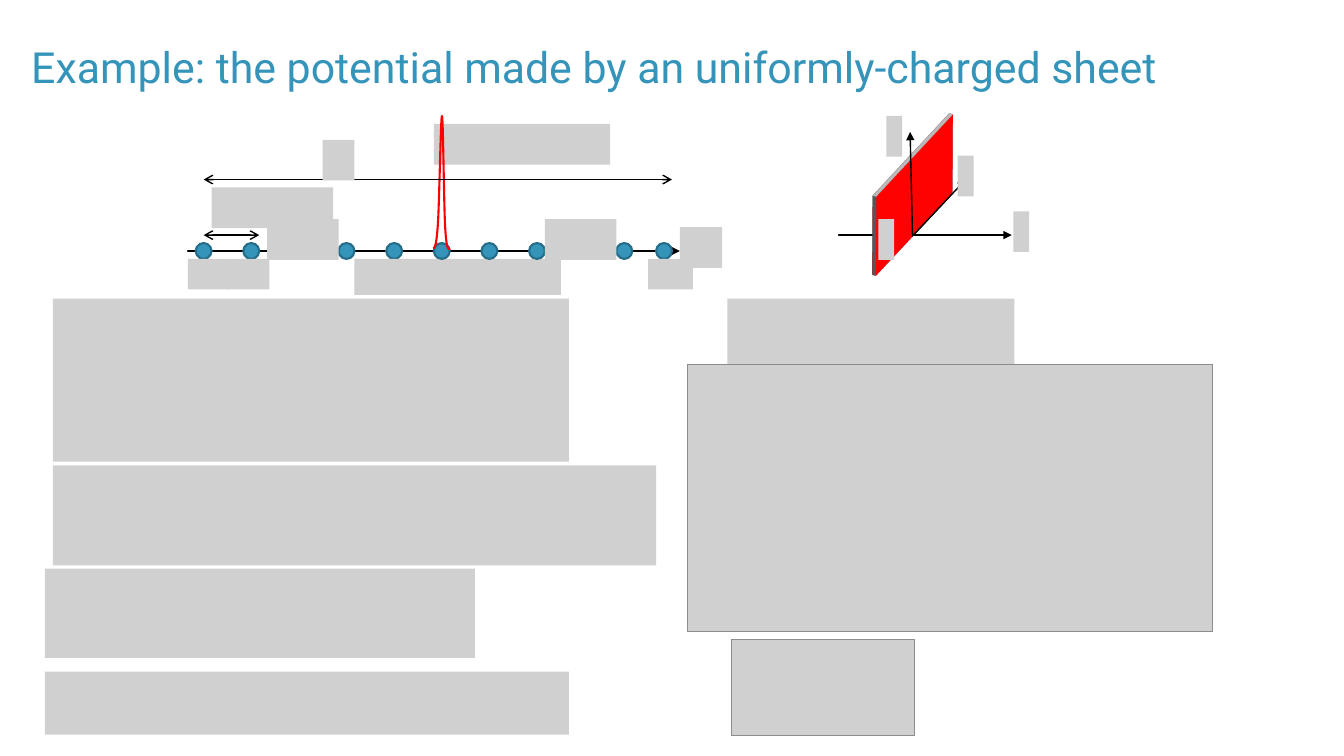
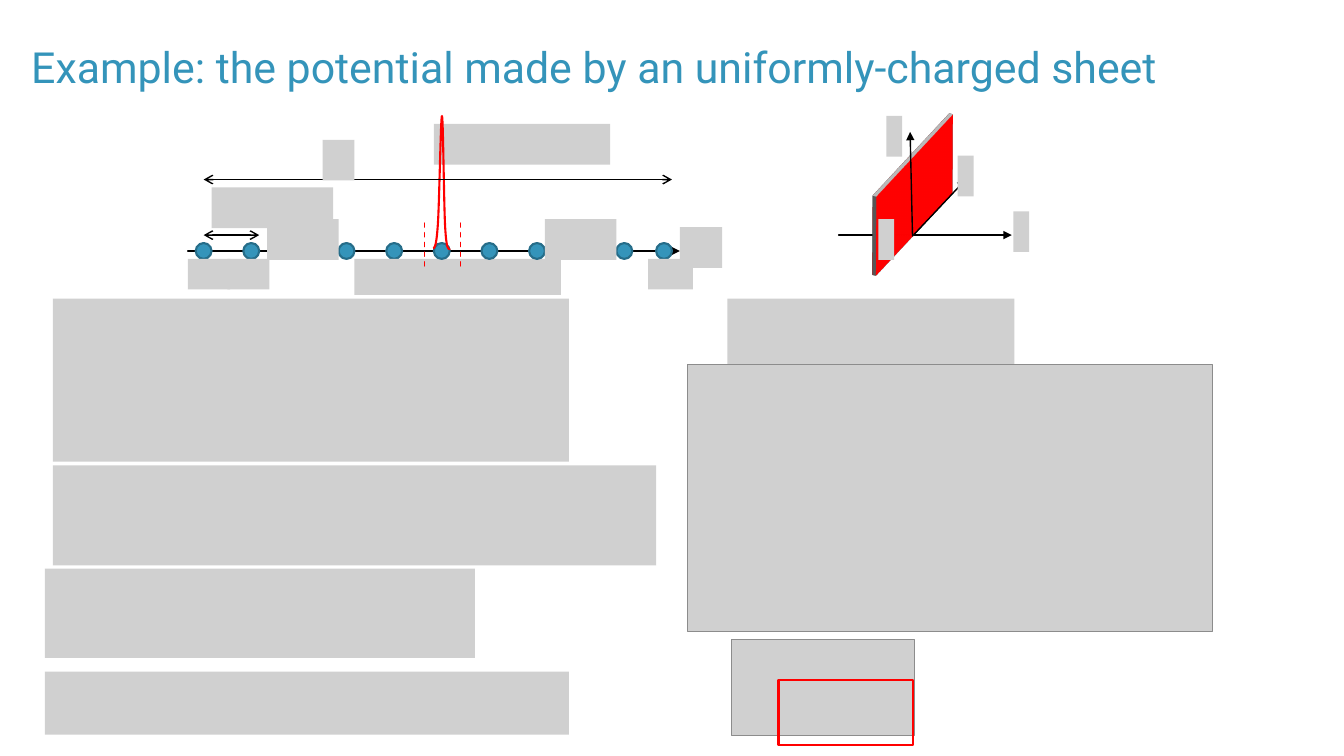
Before and after one commit to Wayne-4415/-, a slide deck: slide 11 of Partial differential equations (PDEs) 2021.pptx (slide 10 before the commit). Drawn at 1344x756 pixels with LibreOffice and Linux fonts; fonts in the diff are those of the drawing; grey boxes stand for pictures. Boxes give left, top, right and bottom in pixels: in the first picture for what was removed or moved away, otherwise in the second. Text is boxed around its words. In the diff, an @@ line names an element or a change of style, - is before the commit and + after.

```diff
--- a/Partial differential equations (PDEs) 2021.pptx
+++ b/Partial differential equations (PDEs) 2021.pptx
@@ line added from (424, 223) to (424, 271), #FF0000 1 pt dashed @@
@@ line added from (461, 223) to (461, 271), #FF0000 1 pt dashed @@
@@ rectangle added at [778,681,913,745], outline #FF0000 1.5 pt @@
```
Also in this commit, not shown: 13 other slides changed, 6 slides added, 5 slides removed, 1 other file.
